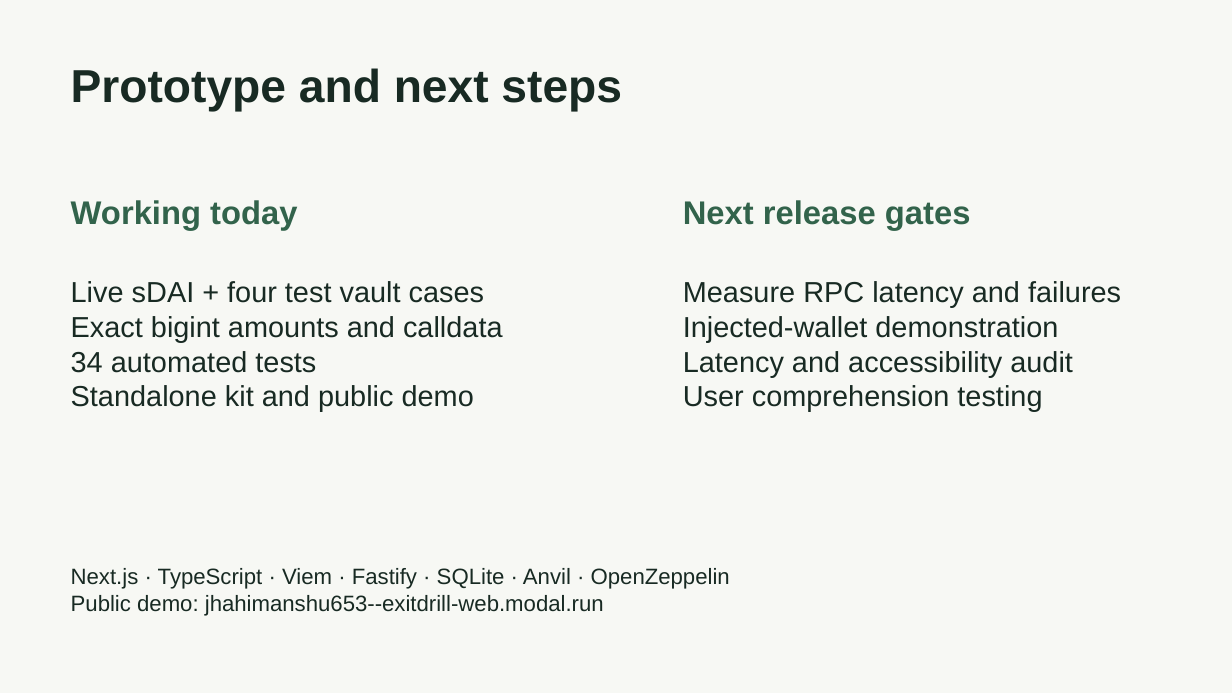
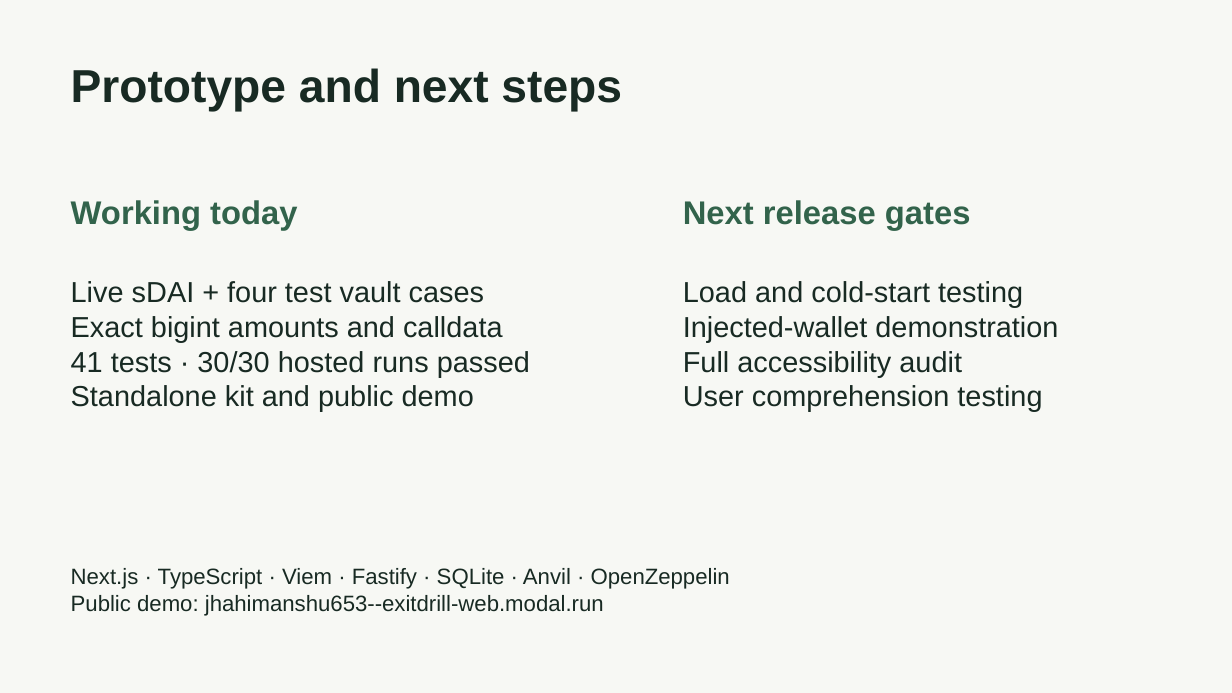
Before and after one commit to himanshu748/ExitDrill, a slide deck: slide 6 of docs/submission/ExitDrill-pitch.pptx. Drawn at 1232x693 pixels with LibreOffice and Linux fonts; fonts in the diff are those of the drawing. Boxes give left, top, right and bottom in pixels: in the first picture for what was removed or moved away, otherwise in the second. Text is boxed around its words. In the diff, an @@ line names an element or a change of style, - is before the commit and + after.

Commit message:
Update pitch deck with current test and reliability numbers

```diff
--- a/docs/submission/ExitDrill-pitch.pptx
+++ b/docs/submission/ExitDrill-pitch.pptx
@@ text at (683,281,1023,308): text changed @@
-Measure RPC latency and failures
+Load and cold-start testing
@@ text at (71,351,530,377): text changed @@
-34 automated tests
+41 tests · 30/30 hosted runs passed
@@ text at (683,351,962,377): text changed @@
-Latency and accessibility audit
+Full accessibility audit
```
Also in this commit, not shown: 1 other file.
